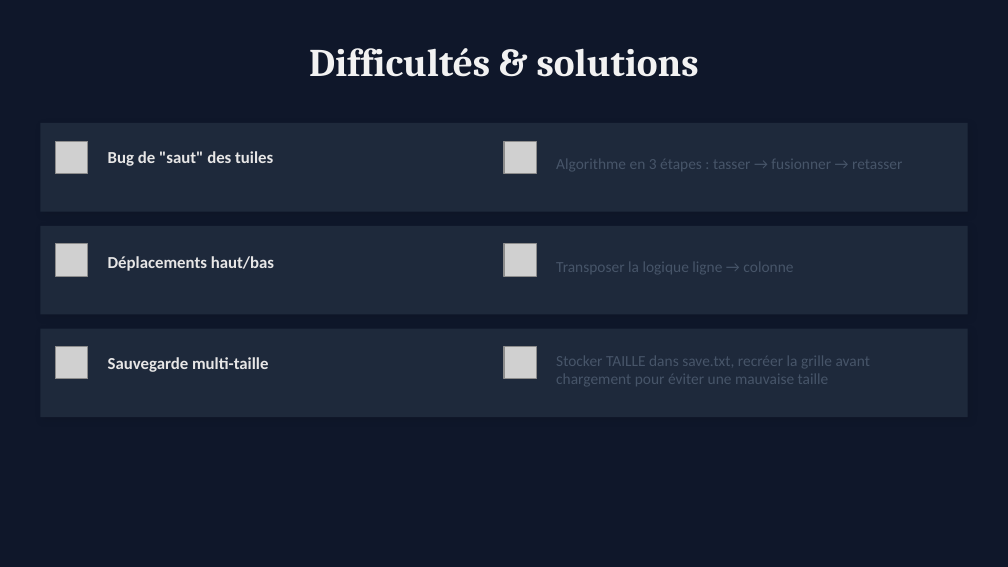
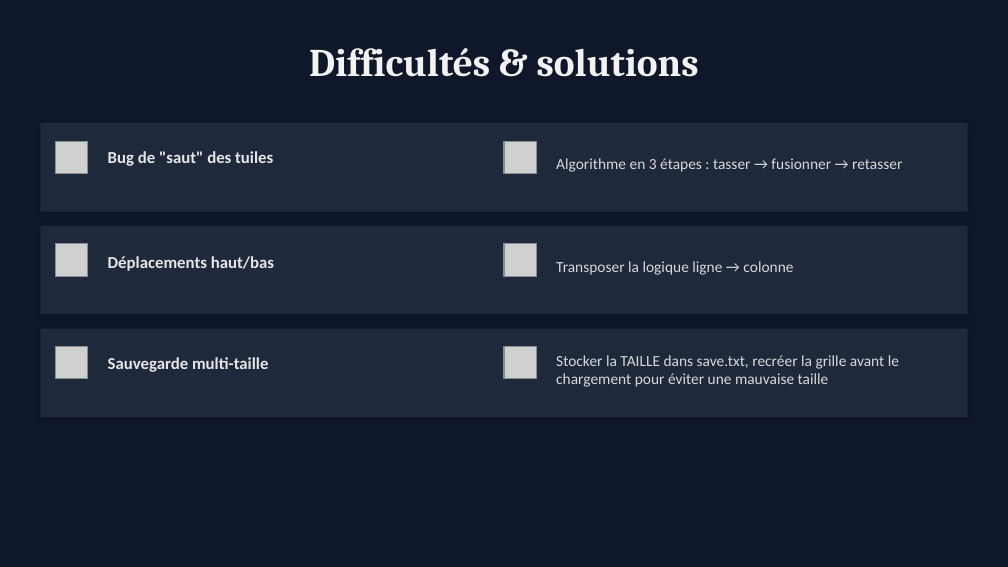
Before and after one commit to Esqaaa/Projet_2048_C, a slide deck: slide 5 of 2048_presentation.pptx. Drawn at 1008x567 pixels with LibreOffice and Linux fonts; fonts in the diff are those of the drawing; grey boxes stand for pictures. Boxes give left, top, right and bottom in pixels: in the first picture for what was removed or moved away, otherwise in the second. Text is boxed around its words. In the diff, an @@ line names an element or a change of style, - is before the commit and + after.

Commit message:
Update pptx

```diff
--- a/2048_presentation.pptx
+++ b/2048_presentation.pptx
@@ text "Algorithme en 3 étapes : ..." at box(556, 158, 902, 172): text colour #475569 to #D9D9D9 @@
@@ text "Transposer la logique ligne → ..." at box(556, 261, 793, 275): text colour #475569 to #D9D9D9 @@
@@ text at box(556, 355, 899, 387): text changed; text colour #475569 to #D9D9D9 @@
-Stocker TAILLE dans save.txt, recréer la grille avant chargement pour éviter une mauvaise taille
+Stocker la TAILLE dans save.txt, recréer la grille avant le chargement pour éviter une mauvaise taille
```
Also in this commit, not shown: 1 other slide changed, 2 other files.
